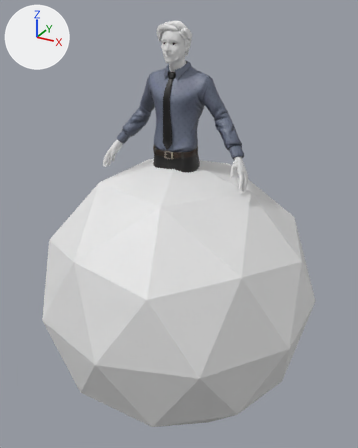
One commit to the FBX model Frontend/TutorVirtual/Assets/Models/Untitled.fbx: the scene before it, then after it.
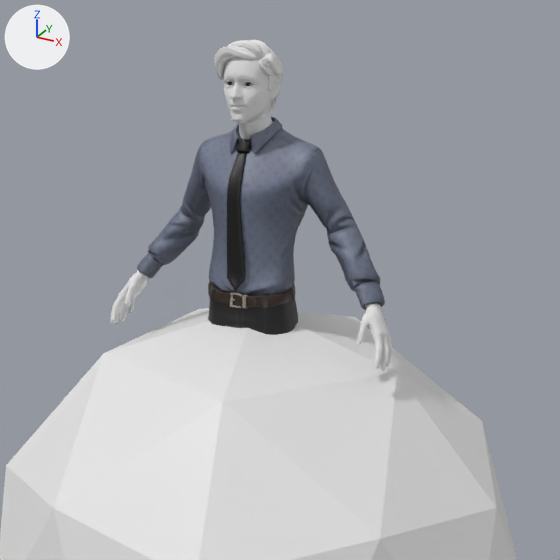
Each version appears first whole from a 50 mm camera at (1.55, -2.81, 1.92) aimed at (-0.01, 0.03, 0.5), and next in a close-up on the part from 13% to 93% of the width and 0% to 64% of the height. The axes (+X, +Y, +Z) are drawn at upper left. The lights are the same throughout.

In view in the first close-up: 'Icosphere', 'Wolf3D_Body', 'Wolf3D_Hair', 'Wolf3D_Head', 'Wolf3D_Outfit_Bottom', 'Wolf3D_Outfit_Top'.
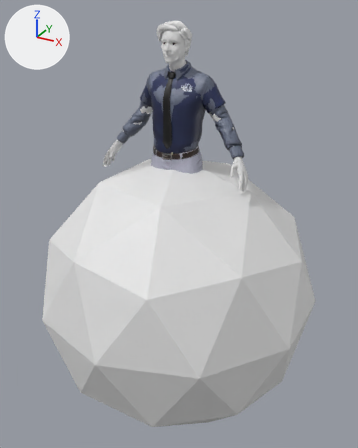
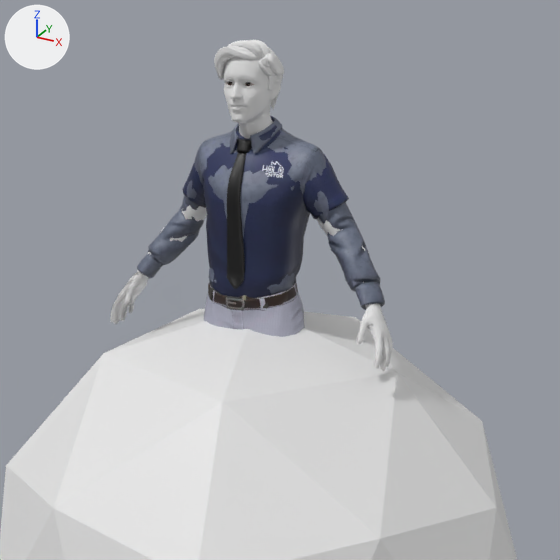
Pixel boxes (x1, y1, x2, y2) of what changed, in the close-ups (560 x 560 px):
'Shirt', added (blue): after (183, 116, 349, 298)
'Shorts', added: after (204, 278, 305, 337)
'LongBody', added: after (110, 205, 393, 371)
'Wolf3D_Outfit_Bottom', unchanged, covered by the edit: before (208, 282, 298, 335); after (208, 284, 288, 308)
'Wolf3D_Body', unchanged, covered by the edit: before (110, 271, 393, 371); after (111, 271, 389, 371)

Diff of the bpy script that builds the scene:
```diff
--- a/Frontend/TutorVirtual/Assets/Models/Untitled.fbx.py
+++ b/Frontend/TutorVirtual/Assets/Models/Untitled.fbx.py
@@ img_outfit_golf_02_v2_m_bottom_d @@
+img_outfit_golf_02_v2_m_bottom_d = load_image('outfit-golf-02-v2-m-bottom-D', '../Materials/Clothes/outfit-golf-02-v2-m-bottom-D.jpg', 1024, 1024, 'sRGB')
@@ img_shirt_jpg @@
+img_shirt_jpg = load_image('shirt.jpg', '../Materials/Clothes/shirt.jpg', 1024, 1024, 'sRGB')
@@ mat_wolf3d_body_001 @@
+mat_wolf3d_body_001 = principled_material('Wolf3D_Body.001')
+mat_wolf3d_body_001.base_color = (0.8, 0.8, 0.8)  # white #e7e7e7
+mat_wolf3d_body_001.roughness = 0.698
@@ mat_wolf3d_outfit_bottom_001 @@
+mat_wolf3d_outfit_bottom_001 = principled_material('Wolf3D_Outfit_Bottom.001')
+mat_wolf3d_outfit_bottom_001.texture = img_outfit_golf_02_v2_m_bottom_d
@@ mat_wolf3d_outfit_top_001 @@
+mat_wolf3d_outfit_top_001 = principled_material('Wolf3D_Outfit_Top.001')
+mat_wolf3d_outfit_top_001.texture = img_shirt_jpg
@@ me_wolf3d_body_001 @@
+me_wolf3d_body_001.from_pydata(...)  # 1324 vertices, 2566 faces; spans x -0.531..0.531, y -0.149..0.126, z 0.019..1.379
+me_wolf3d_body_001.materials.append(mat_wolf3d_body_001)  # its picture is missing
@@ me_wolf3d_outfit_bottom_001 @@
+me_wolf3d_outfit_bottom_001.from_pydata(...)  # 407 vertices, 810 faces; spans x -0.198..0.197, y -0.152..0.125, z 0.608..1.102
+me_wolf3d_outfit_bottom_001.materials.append(mat_wolf3d_outfit_bottom_001)  # picture img_outfit_golf_02_v2_m_bottom_d
@@ me_wolf3d_outfit_top_001 @@
+me_wolf3d_outfit_top_001.from_pydata(...)  # 722 vertices, 1404 faces; spans x -0.302..0.302, y -0.143..0.14, z 0.983..1.62
+me_wolf3d_outfit_top_001.materials.append(mat_wolf3d_outfit_top_001)  # picture img_shirt_jpg
@@ ob_longbody @@
+ob_longbody = bpy.data.objects.new('LongBody', me_wolf3d_body_001)
+ob_longbody.location = (0.0, 0.0, 0.0)
@@ ob_shorts @@
+ob_shorts = bpy.data.objects.new('Shorts', me_wolf3d_outfit_bottom_001)
+ob_shorts.location = (0.0, 0.0, 0.0)
@@ ob_shirt @@
+ob_shirt = bpy.data.objects.new('Shirt', me_wolf3d_outfit_top_001)
+ob_shirt.location = (0.0, 0.0, 0.0)
```
